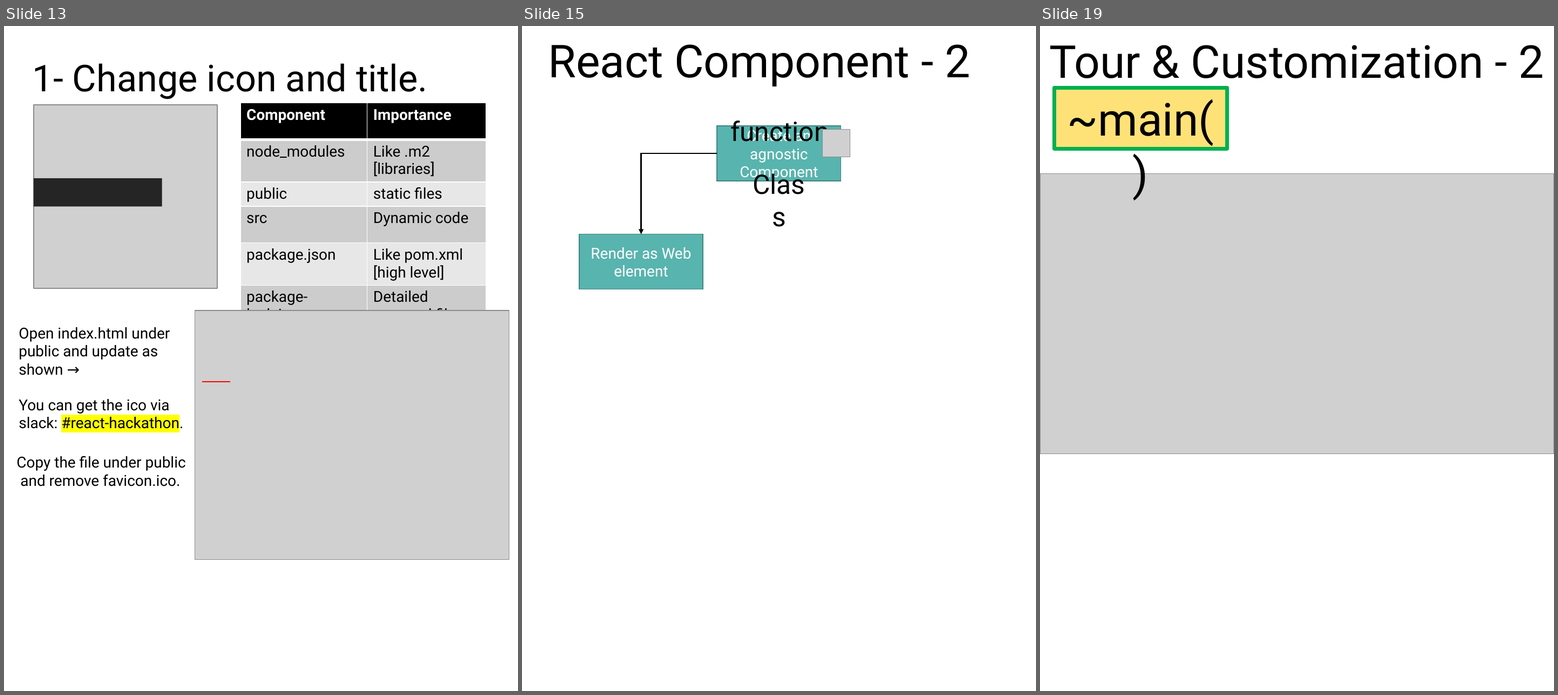
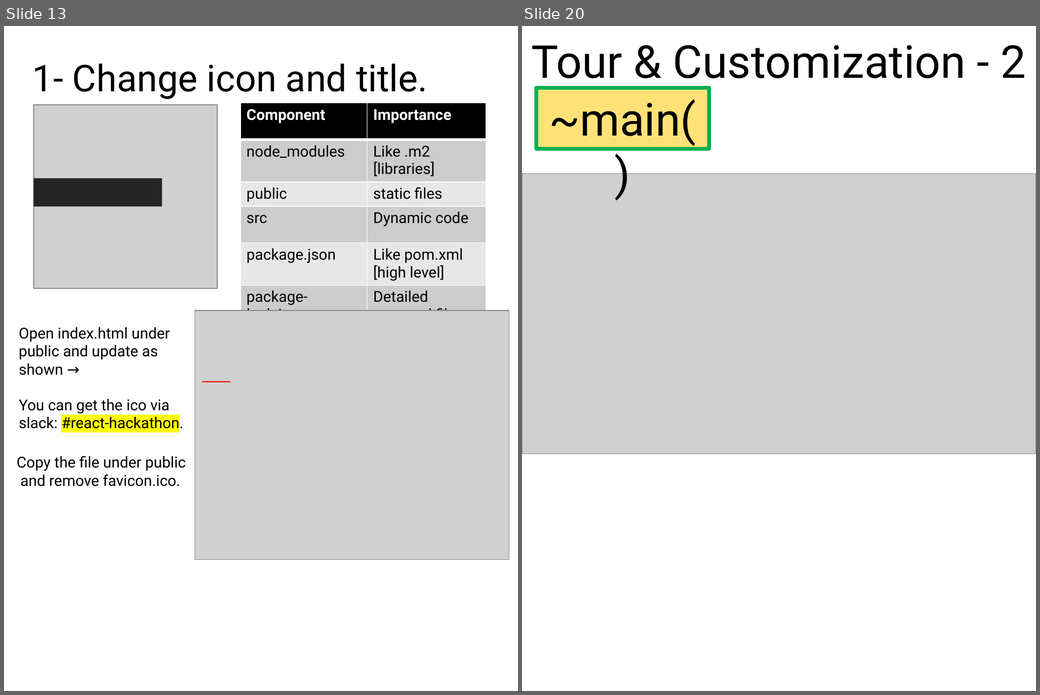
Before and after one commit to scorpion0511/mytracker, a slide deck: doc/React.pptx. Shown side by side, each under a label of ours: slides 13, 15 and 19 before the commit, slides 13 and 20 after it; the slides between them are not shown. The pictures are 1558x695 and 1040x695 pixels, drawn with LibreOffice and Linux fonts; fonts in the diff are those of the drawing; grey boxes stand for pictures. Boxes give left, top, right and bottom in pixels: in the first picture for what was removed or moved away, otherwise in the second. Text is boxed around its words. In the diff, an @@ line names an element or a change of style, - is before the commit and + after.

Commit message:
react presentation update

```diff
--- a/doc/React.pptx
+++ b/doc/React.pptx
@@ slide 15 removed at bbox=[522, 26, 1036, 691], background #FFFFFF @@
@@ text removed at bbox=[548, 44, 970, 86] @@
-React Component - 2
@@ text removed at bbox=[730, 116, 829, 148] @@
-function
@@ rectangle removed at bbox=[717, 126, 841, 181] @@
-Create an agnostic Component
@@ picture removed at bbox=[823, 130, 850, 157] @@
@@ elbow arrow removed from (717, 153) to (641, 234) @@
@@ text removed at bbox=[740, 164, 818, 203] @@
-Class
@@ rectangle removed at bbox=[579, 234, 703, 289] @@
-Render as Web element
@@ what was slide 19 is now slide 20 @@
```
Also in this commit, not shown: 3 slides changed, 4 slides added, 3 other slides removed, 16 other files.
